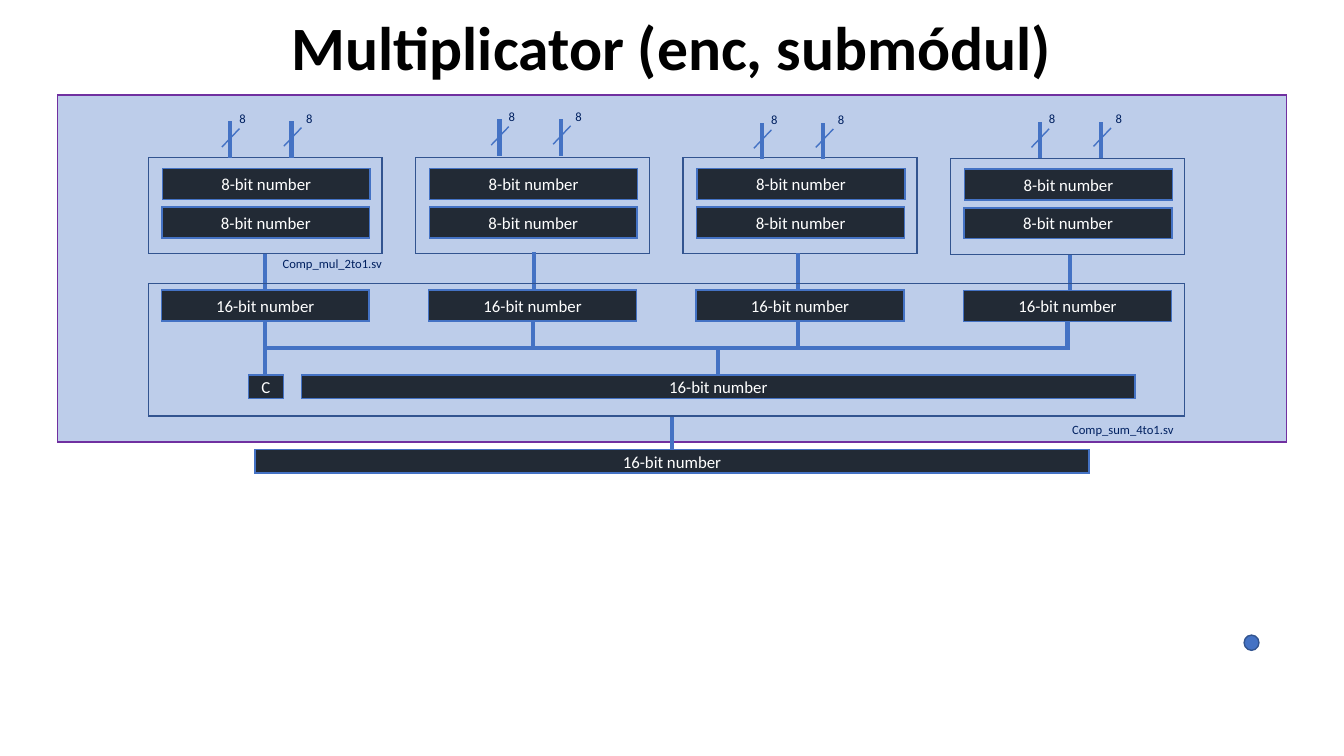
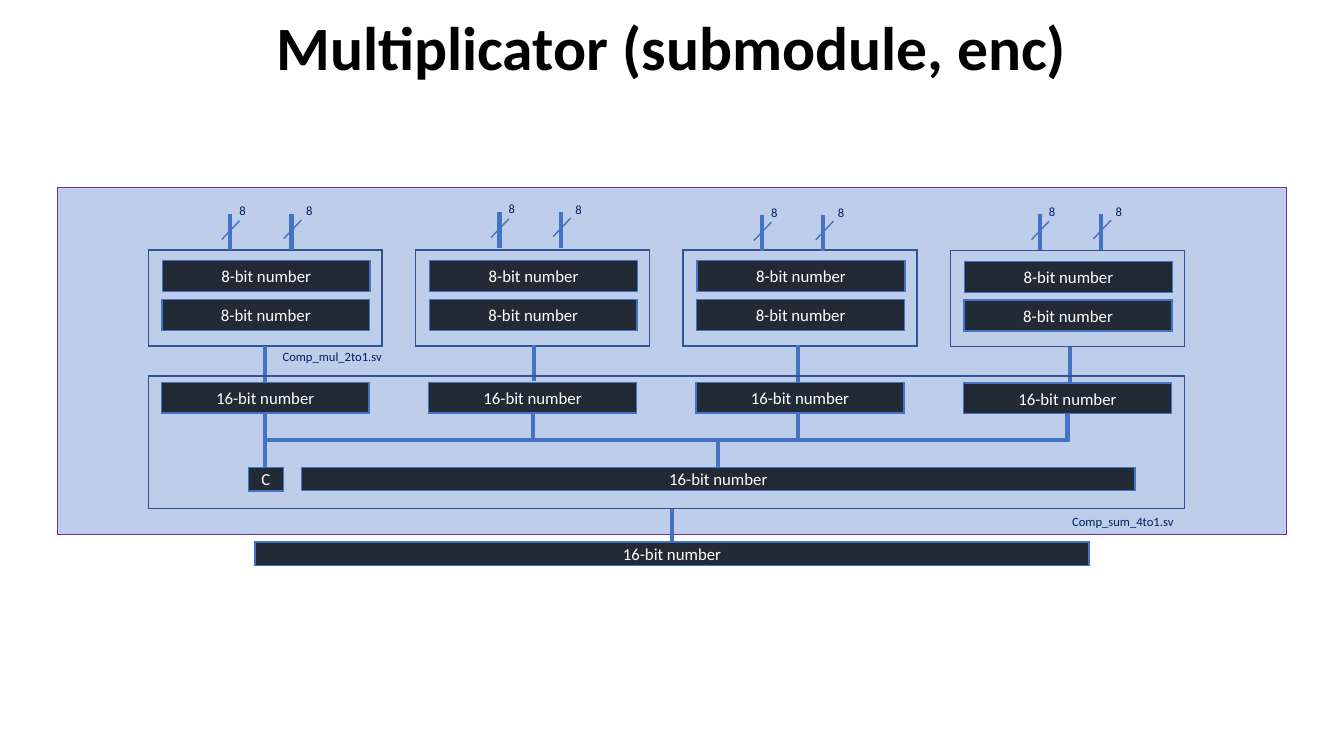
Before and after one commit to acarreteroc99/AES256-IP-Core, a slide deck: slide 11 of ASIC_hardware_blockLevelStructure.pptx (slide 8 before the commit). Drawn at 1344x756 pixels with LibreOffice and Linux fonts; fonts in the diff are those of the drawing. Boxes give left, top, right and bottom in pixels: in the first picture for what was removed or moved away, otherwise in the second. Text is boxed around its words. In the diff, an @@ line names an element or a change of style, - is before the commit and + after.

```diff
--- a/ASIC_hardware_blockLevelStructure.pptx
+++ b/ASIC_hardware_blockLevelStructure.pptx
@@ title at box(276, 24, 1066, 80): text changed @@
-Multiplicator (enc, submódul)
+Multiplicator (submodule, enc)
@@ 15 lines, 9 rectangles, 2 elbow lines: place and size @@
-15 lines, 9 rectangles, 2 elbow lines at box(161, 120, 1173, 473)
+15 lines, 9 rectangles, 2 elbow lines at box(161, 212, 1173, 566)
@@ 12 rectangles, 10 texts, 9 lines: place and size @@
-12 rectangles, 10 texts, 9 lines at box(57, 95, 1288, 453)
+12 rectangles, 10 texts, 9 lines at box(57, 188, 1288, 545)
@@ ellipse removed at box(1244, 635, 1259, 650) @@
```
Also in this commit, not shown: 3 other slides changed, 4 slides added.
